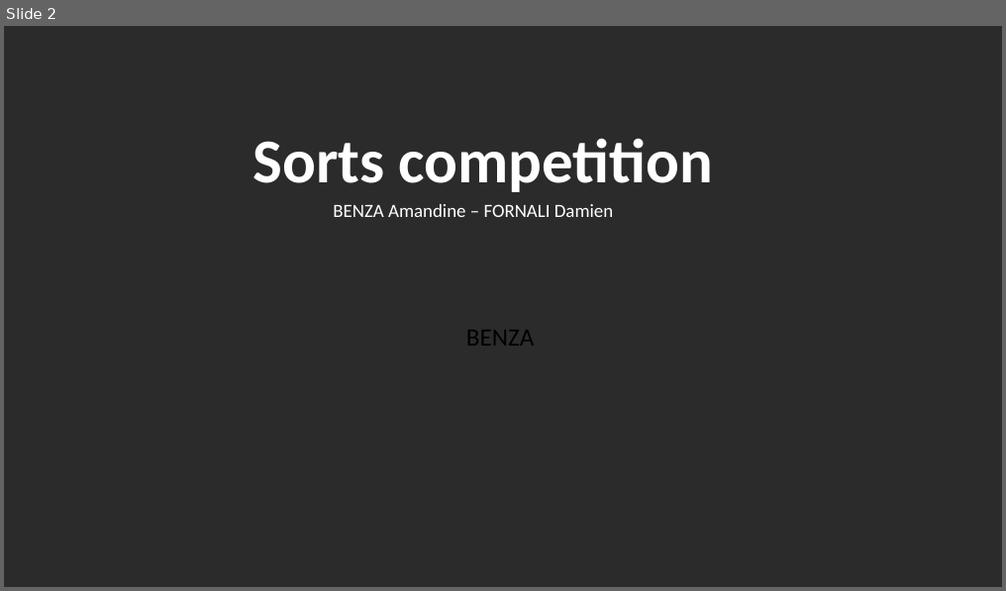
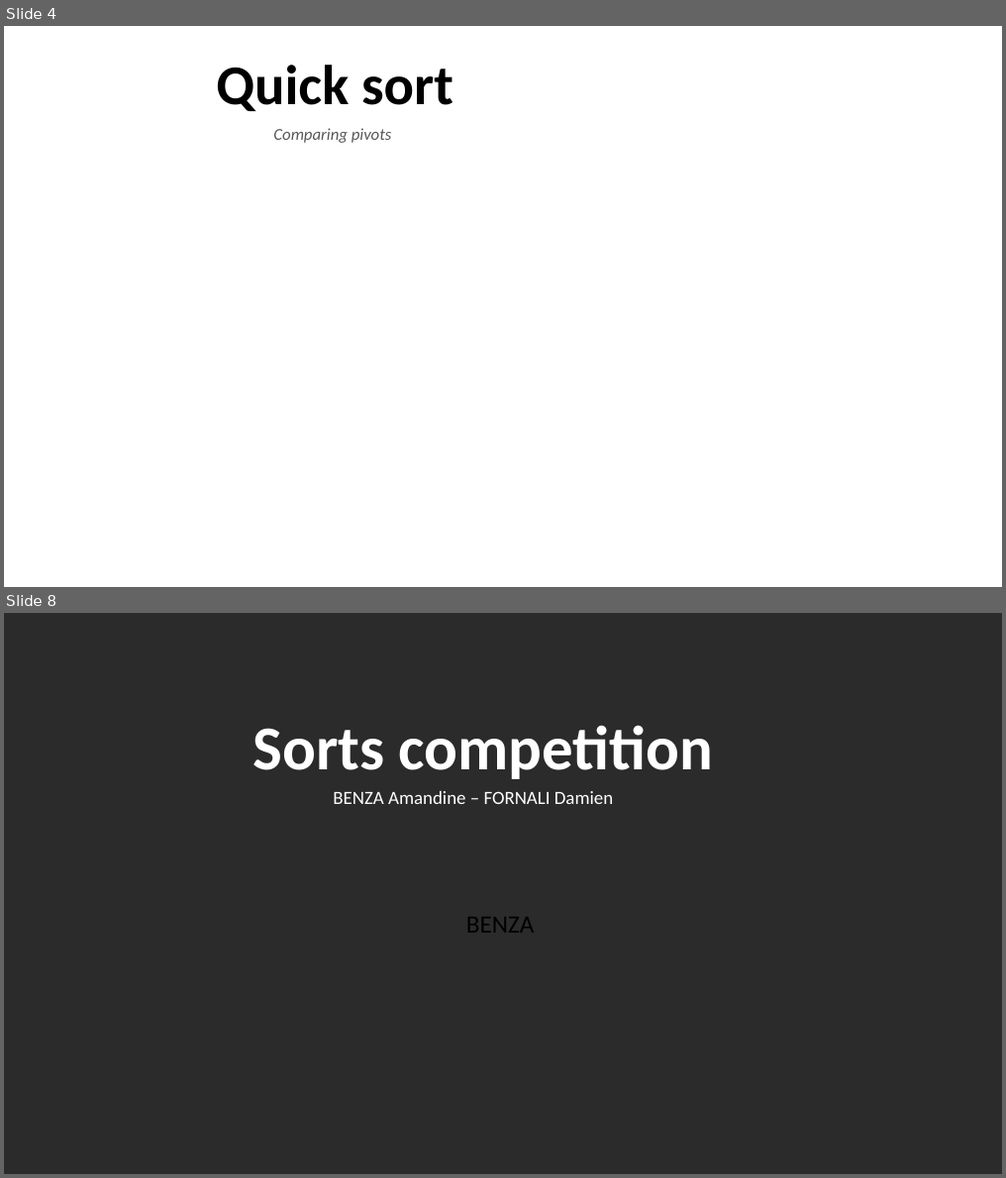
Before and after one commit to Damoy/sorts-competition, a slide deck: src/main/resources/pres/BENZA_FORNALI-sorts.pptx. Shown one above the other, each under a label of ours: slide 2 before the commit, slides 4 and 8 after it; the slides between them are not shown. The pictures are 1006x591 and 1006x1178 pixels, drawn with LibreOffice and Linux fonts; fonts in the diff are those of the drawing; background and template pictures are left out; a plain dark background stands for a picture behind light text. Boxes give left, top, right and bottom in pixels: in the first picture for what was removed or moved away, otherwise in the second. Text is boxed around its words. In the diff, an @@ line names an element or a change of style, - is before the commit and + after.

Commit message:
Quick Merge && Beginning of pres

```diff
--- a/src/main/resources/pres/BENZA_FORNALI-sorts.pptx
+++ b/src/main/resources/pres/BENZA_FORNALI-sorts.pptx
@@ slide 4 added at bbox=[4, 26, 1002, 587], background picture (left out) @@
@@ title added at bbox=[216, 65, 453, 111], 54 pt, text #000000, bold @@
+Quick sort
@@ text added at bbox=[273, 128, 392, 143], 16 pt, text #595959, italic @@
+Comparing pivots
@@ what was slide 2 is now slide 8 @@
```
Also in this commit, not shown: 6 other slides added, 25 other files.
